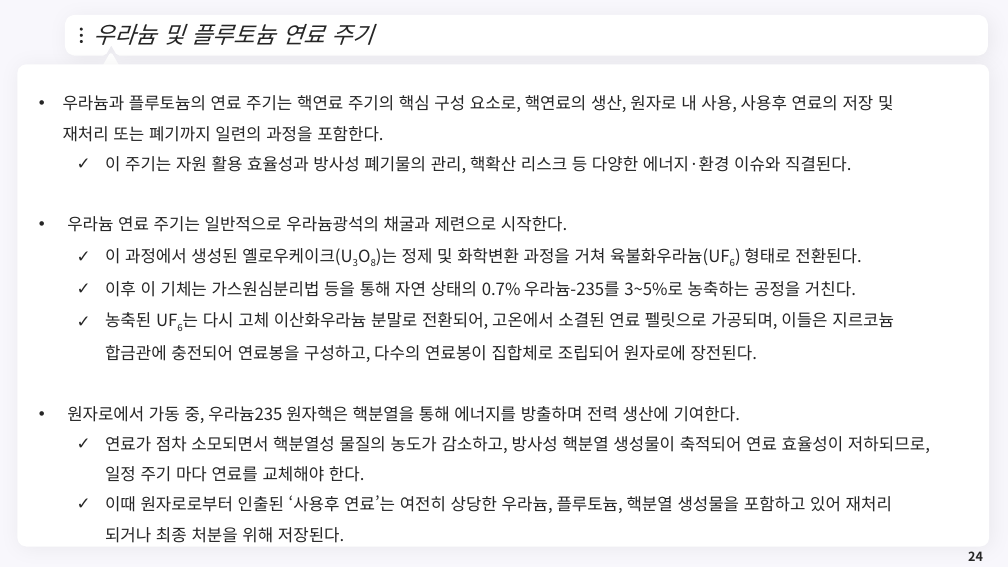
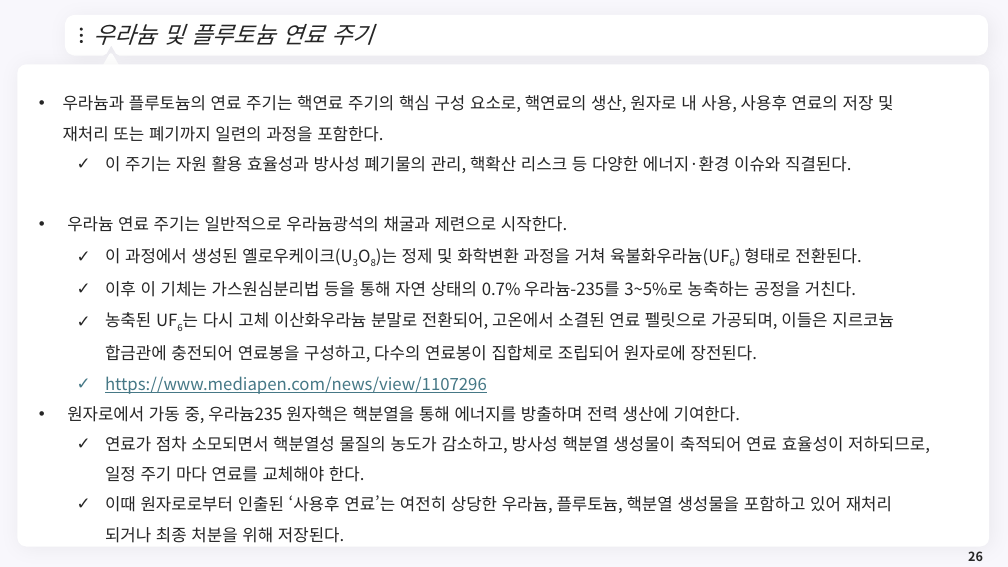
Before and after one commit to meandthey/Teaching, a slide deck: slide 26 of 에너지경제학/자원에너지경제학_Chapter_6 (원자력).pptx (slide 24 before the commit). Drawn at 1008x567 pixels with LibreOffice and Linux fonts; fonts in the diff are those of the drawing; background and template pictures are left out. Boxes give left, top, right and bottom in pixels: in the first picture for what was removed or moved away, otherwise in the second. Text is boxed around its words. In the diff, an @@ line names an element or a change of style, - is before the commit and + after.

```diff
--- a/에너지경제학/자원에너지경제학_Chapter_6 (원자력).pptx
+++ b/에너지경제학/자원에너지경제학_Chapter_6 (원자력).pptx
@@ text at bbox=[105, 376, 487, 394]: paragraph added @@
+  ✓ https://www.mediapen.com/news/view/1107296
@@ page number at bbox=[968, 551, 983, 561]: text changed @@
-24
+26
```
Also in this commit, not shown: 7 other slides changed, 2 slides added.
